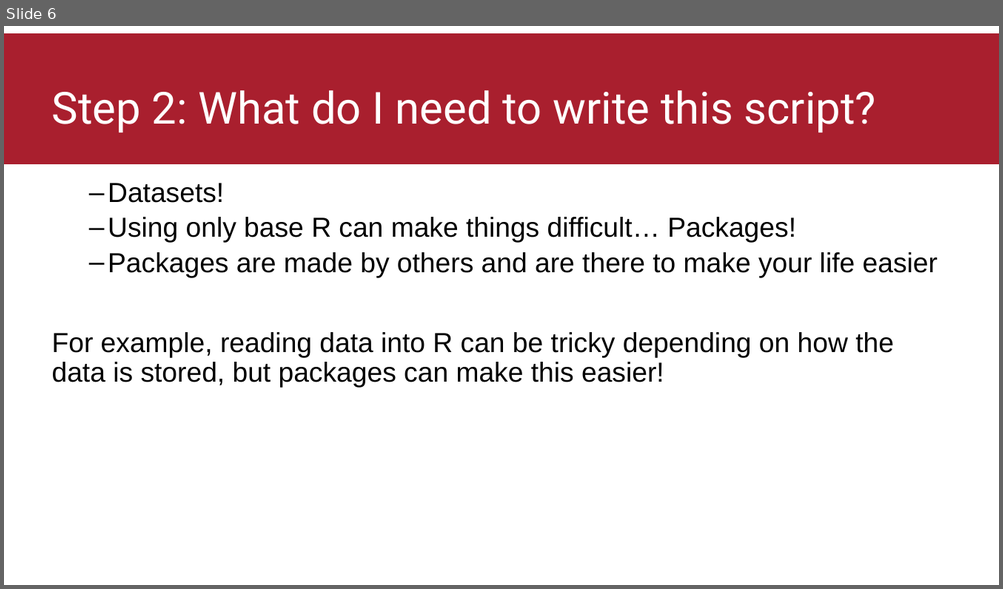
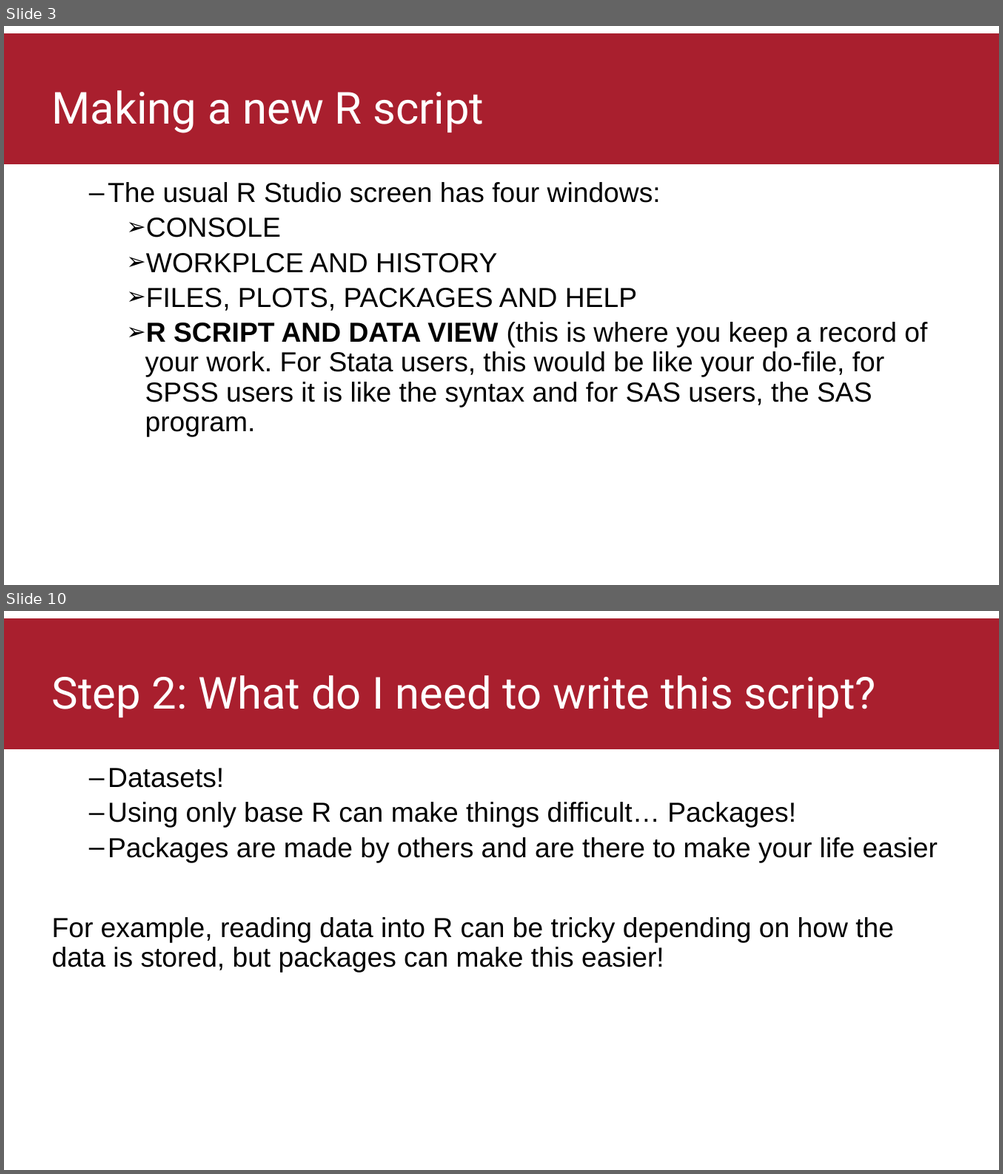
Before and after one commit to thomasbattram/how_to_write_a_script, a slide deck: slides/how_to_write_a_script.pptx. Shown one above the other, each under a label of ours: slide 6 before the commit, slides 3 and 10 after it; the slides between them are not shown. The pictures are 1003x589 and 1003x1174 pixels, drawn with LibreOffice and Linux fonts; fonts in the diff are those of the drawing; background and template pictures are left out. Boxes give left, top, right and bottom in pixels: in the first picture for what was removed or moved away, otherwise in the second. Text is boxed around its words. In the diff, an @@ line names an element or a change of style, - is before the commit and + after.

Commit message:
updated powerpoint with rstudio screenshots and manually tidied some things to make it look a bit better

```diff
--- a/slides/how_to_write_a_script.pptx
+++ b/slides/how_to_write_a_script.pptx
@@ slide 3 added at <box>4,26,999,585</box>, background picture (left out); not listed: 1 template element that a slide beside it also shows @@
@@ title added at <box>52,90,484,133</box>, 42.7 pt, text #FFFFFF @@
+Making a new R script
@@ text added at <box>108,182,927,437</box>, 26.7 pt, text #000000 @@
+  – The usual R Studio screen has four windows:
+    ➢ CONSOLE
+    ➢ WORKPLCE AND HISTORY
+    ➢ FILES, PLOTS, PACKAGES AND HELP
+    ➢ R SCRIPT AND DATA VIEW (this is where you keep a record of your work. For Stata users, this would be like your do-file, for SPSS users it is like the syntax and for SAS users, the SAS program.
@@ what was slide 6 is now slide 10 @@
```
Also in this commit, not shown: 11 slides changed, 5 other slides added, 12 other files.
